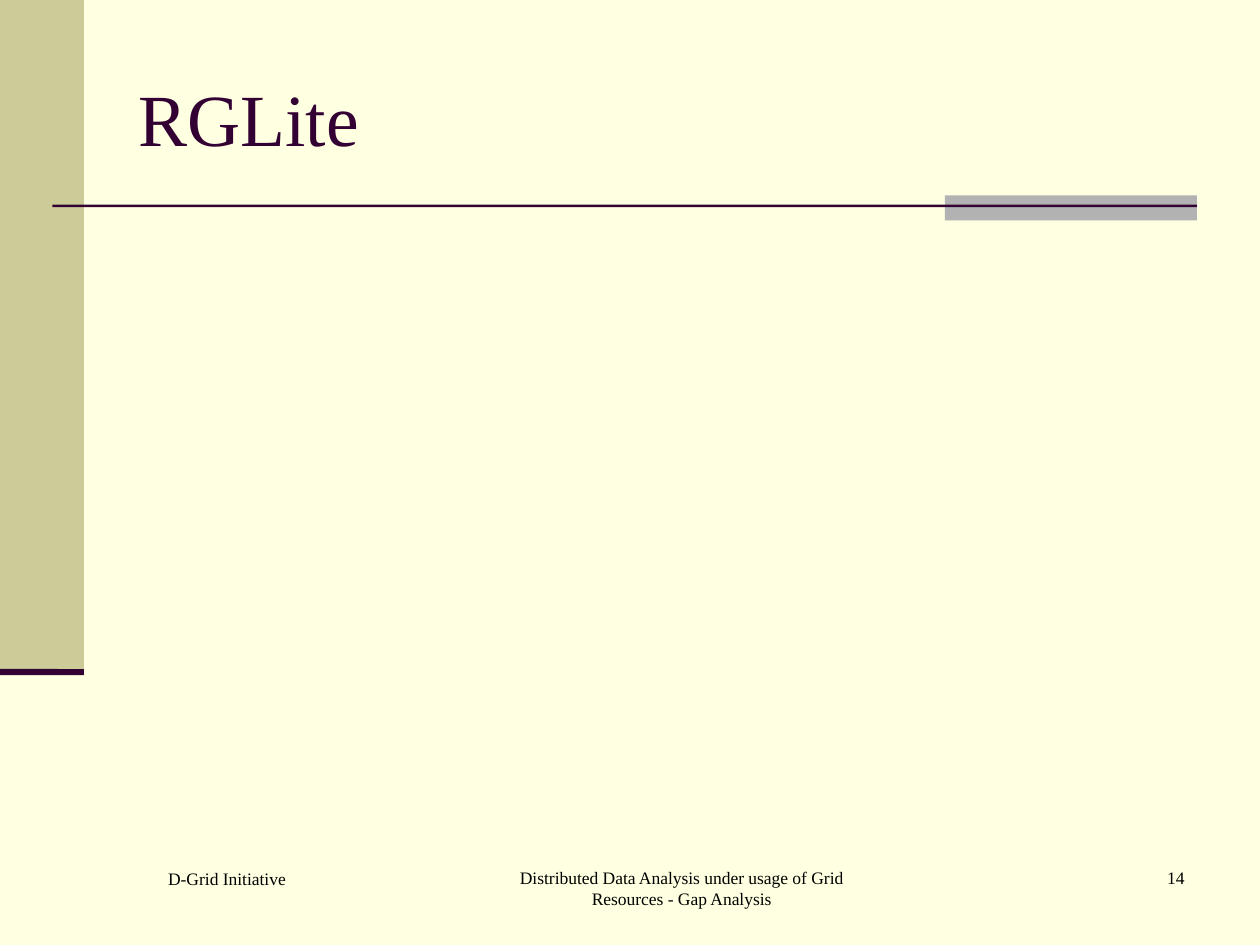
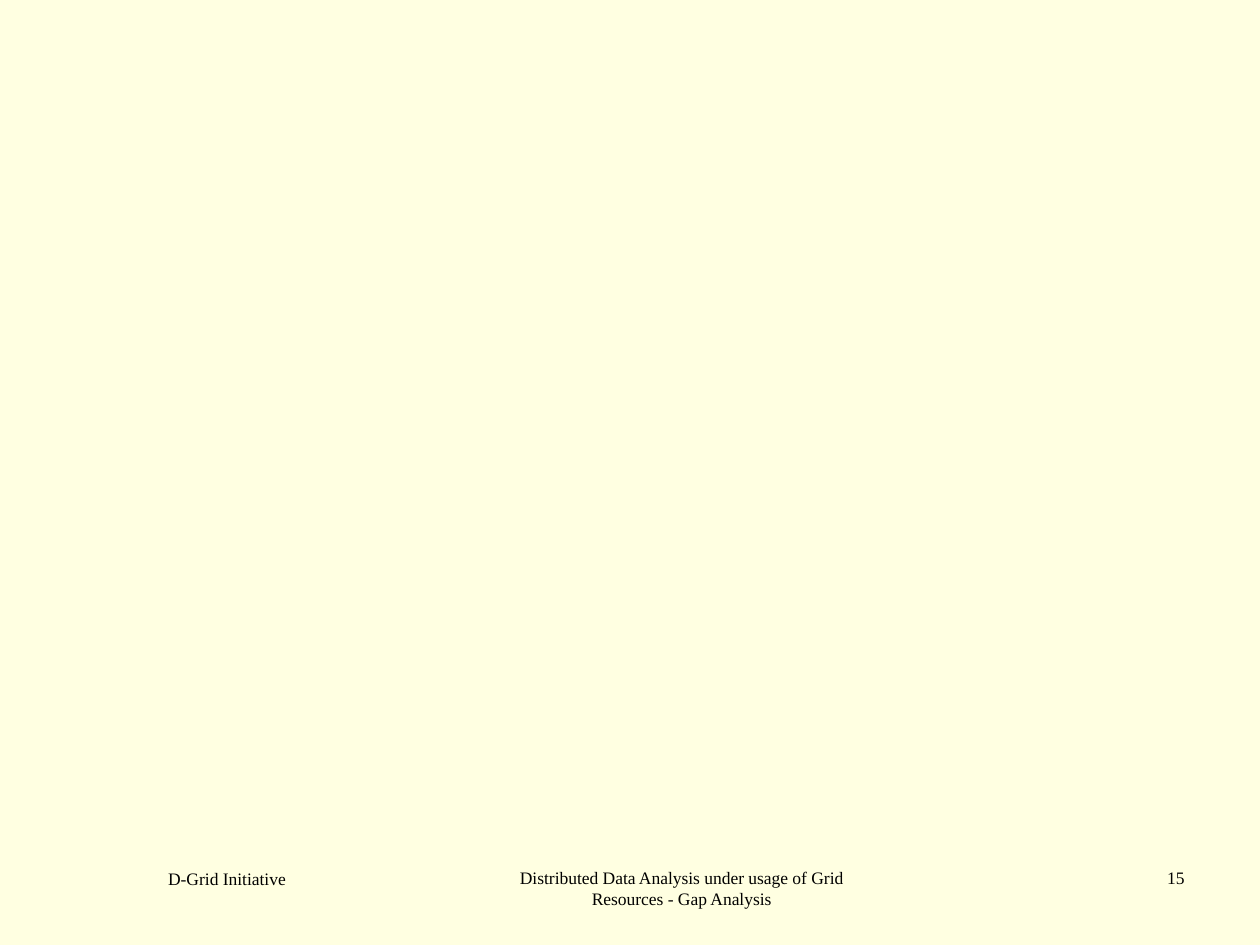
Before and after one commit to AnarManafov/PoDDocumentation, a slide deck: slide 15 of HEPCG-Workshops/2006-Nov/HEPCG-Workshops-2006-Nov.ppt (slide 14 before the commit). Drawn at 1260x945 pixels with LibreOffice and Linux fonts; fonts in the diff are those of the drawing; background and template pictures are left out. Boxes give left, top, right and bottom in pixels: in the first picture for what was removed or moved away, otherwise in the second. Text is boxed around its words. In the diff, an @@ line names an element or a change of style, - is before the commit and + after.

```diff
--- a/HEPCG-Workshops/2006-Nov/HEPCG-Workshops-2006-Nov.ppt
+++ b/HEPCG-Workshops/2006-Nov/HEPCG-Workshops-2006-Nov.ppt
@@ rectangle removed at bbox=[0, 0, 84, 672] @@
@@ title removed at bbox=[138, 97, 358, 147] @@
-RGLite
@@ line removed from (53, 205) to (1197, 205) @@
@@ rectangle removed at bbox=[945, 195, 1197, 220] @@
@@ line removed from (0, 672) to (84, 672) @@
@@ page number at bbox=[1167, 872, 1184, 884]: text changed @@
-14
+15
```
Also in this commit, not shown: 2 other slides changed, 1 slide added.
